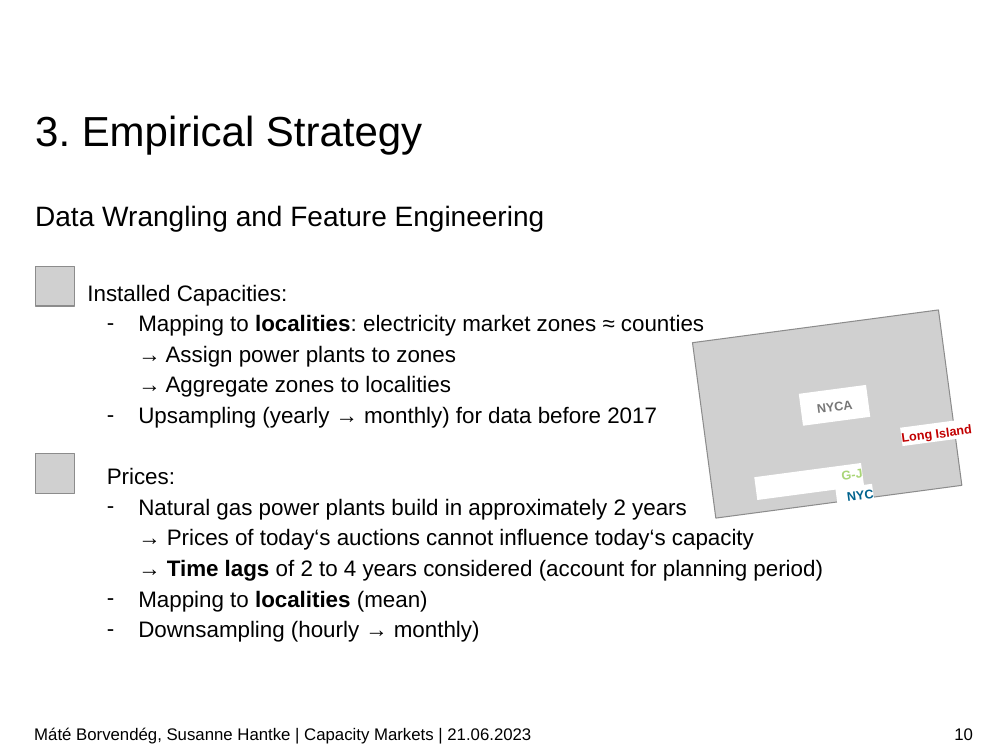
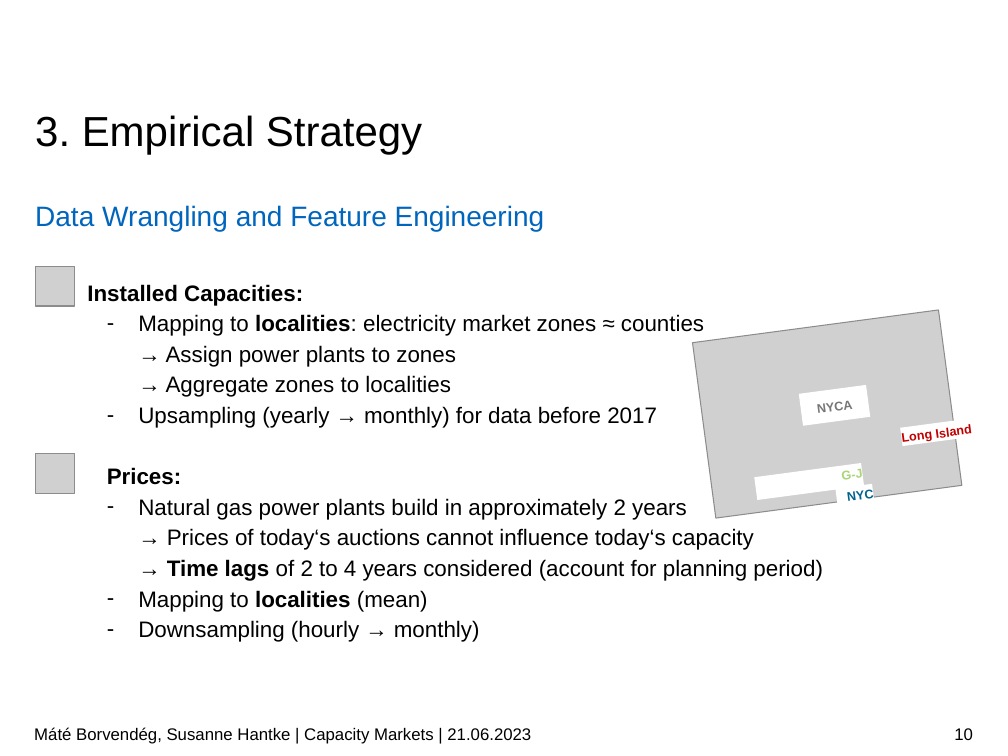
Before and after one commit to borvendegmate/tum_power_system_economics, a slide deck: slide 10 of Final_Presentation_Borvendeg_Hantke.pptx. Drawn at 1008x756 pixels with LibreOffice and Linux fonts; fonts in the diff are those of the drawing; grey boxes stand for pictures; background and template pictures are left out. Boxes give left, top, right and bottom in pixels: in the first picture for what was removed or moved away, otherwise in the second. Text is boxed around its words. In the diff, an @@ line names an element or a change of style, - is before the commit and + after.

```diff
--- a/Final_Presentation_Borvendeg_Hantke.pptx
+++ b/Final_Presentation_Borvendeg_Hantke.pptx
@@ text "Data Wrangling and Feature Engineering" at <box>35,205,545,232</box>: text colour #000000 to #0065BD @@
@@ text at <box>87,284,303,485</box>: bold on in "Installed Capacities:", "Prices:" @@
```
Also in this commit, not shown: 11 other slides changed.
